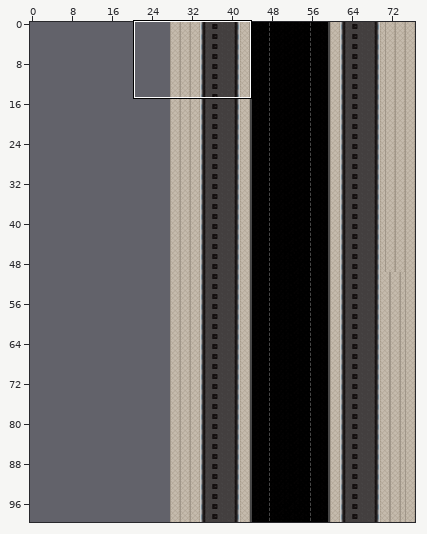
Tiled map, stored at Assets/maps/test.tmx. Above: a wide view before the commit, with the close-up outlined.
Close-up. As it was:
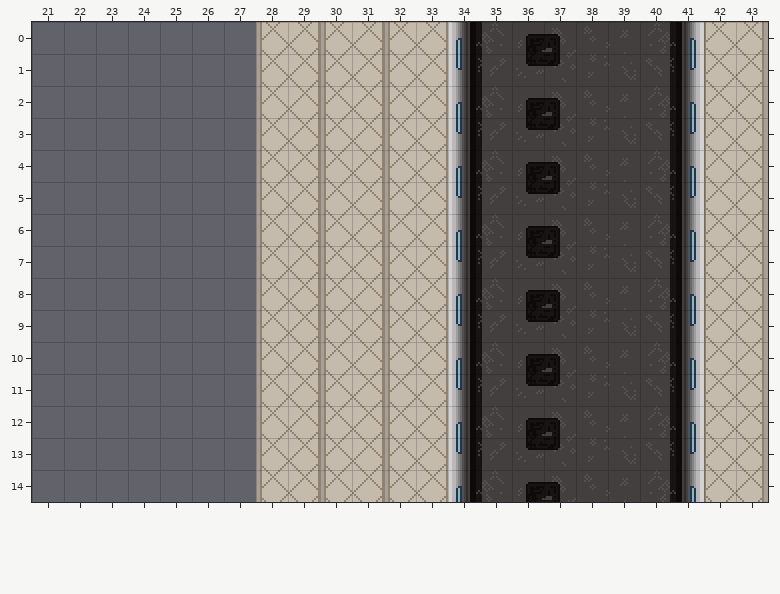
Cells are 16x16 px. Shown: x 21..43, y 0..14. The commit also changed other parts of the map, which this record leaves out.
Now the later version:
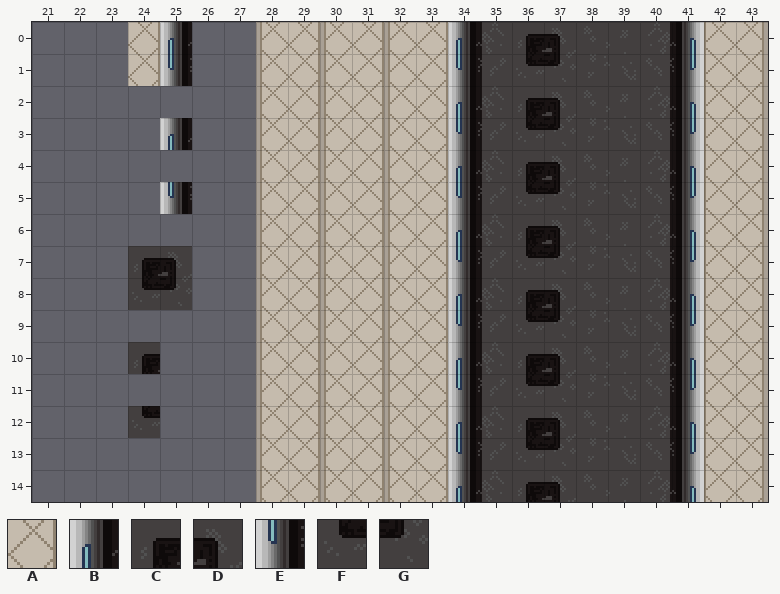
Key: from "road": A 5, B 6, C 8, D 9, E 26, F 28, G 29.
_ is an empty cell.
Changes in this commit:
Layer "Tile Layer 1":
Tile A is added in rows 0 to 1 at x 24.
Tile B is added in row 0 at x 25; in row 3 at x 25.
Tile C is added in row 7 at x 24; in row 10 at x 24.
Tile D is added in row 7 at x 25.
Tile E is added in row 1 at x 25; in row 5 at x 25.
Tile F is added in row 8 at x 24; in row 12 at x 24.
Tile G is added in row 8 at x 25.
